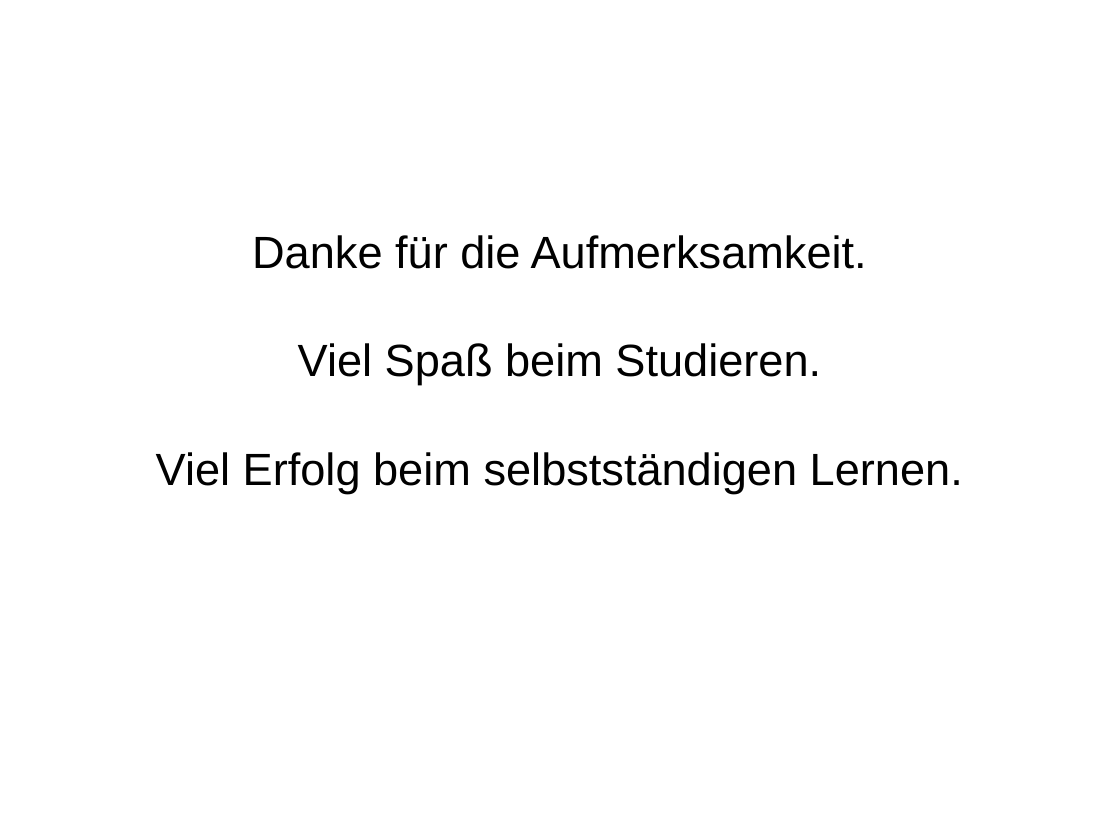
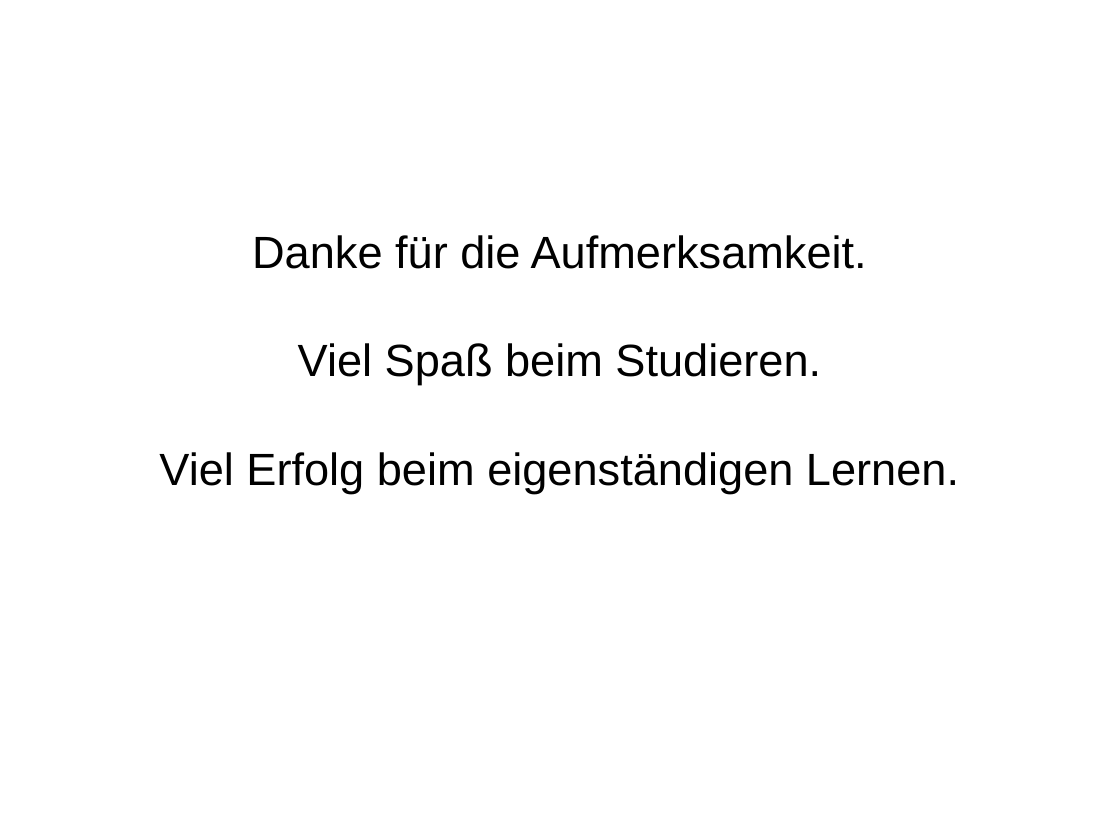
Before and after one commit to mn-io/hello-java, a slide deck: slide 76 of Folien.odp. Drawn at 1120x840 pixels with LibreOffice and Linux fonts; fonts in the diff are those of the drawing. Boxes give left, top, right and bottom in pixels: in the first picture for what was removed or moved away, otherwise in the second. Text is boxed around its words. In the diff, an @@ line names an element or a change of style, - is before the commit and + after.

```diff
--- a/Folien.odp
+++ b/Folien.odp
@@ subtitle at bbox=[159, 452, 959, 493]: text changed @@
-Viel Erfolg beim selbstständigen Lernen.
+Viel Erfolg beim eigenständigen Lernen.
```
Also in this commit, not shown: 7 other slides changed, 1 other file.
